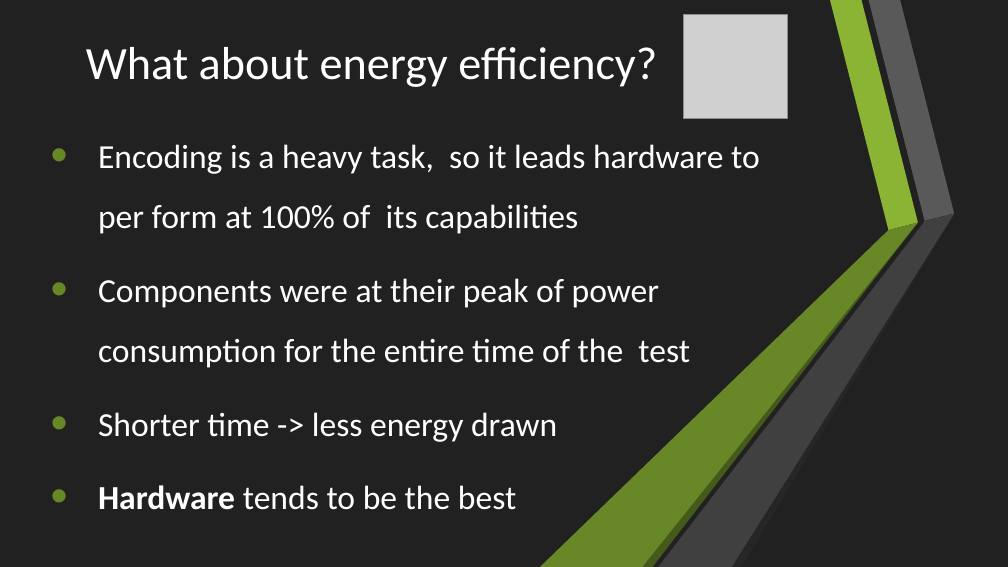
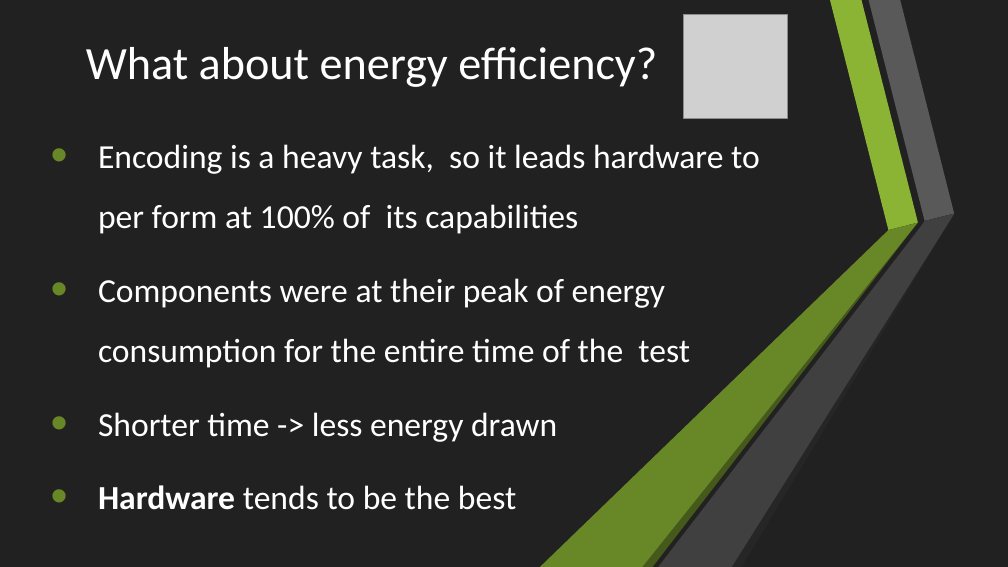
Before and after one commit to Rijndael99/encoding_bench, a slide deck: slide 19 of presentation.pptx. Drawn at 1008x567 pixels with LibreOffice and Linux fonts; fonts in the diff are those of the drawing; grey boxes stand for pictures. Boxes give left, top, right and bottom in pixels: in the first picture for what was removed or moved away, otherwise in the second. Text is boxed around its words. In the diff, an @@ line names an element or a change of style, - is before the commit and + after.

Commit message:
Minor fixes to presentation

```diff
--- a/presentation.pptx
+++ b/presentation.pptx
@@ text at <box>98,278,690,368</box>: text changed @@
-  • Components were at their peak of power consumption for the entire time of the test
+  • Components were at their peak of energy consumption for the entire time of the test
```
